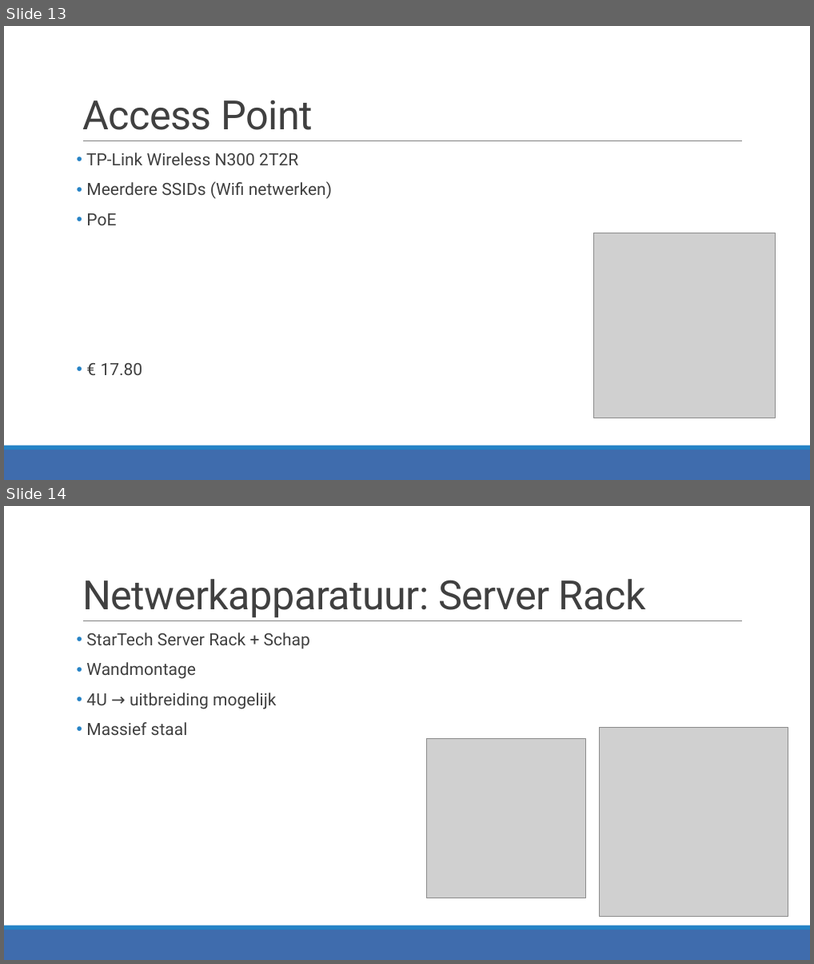
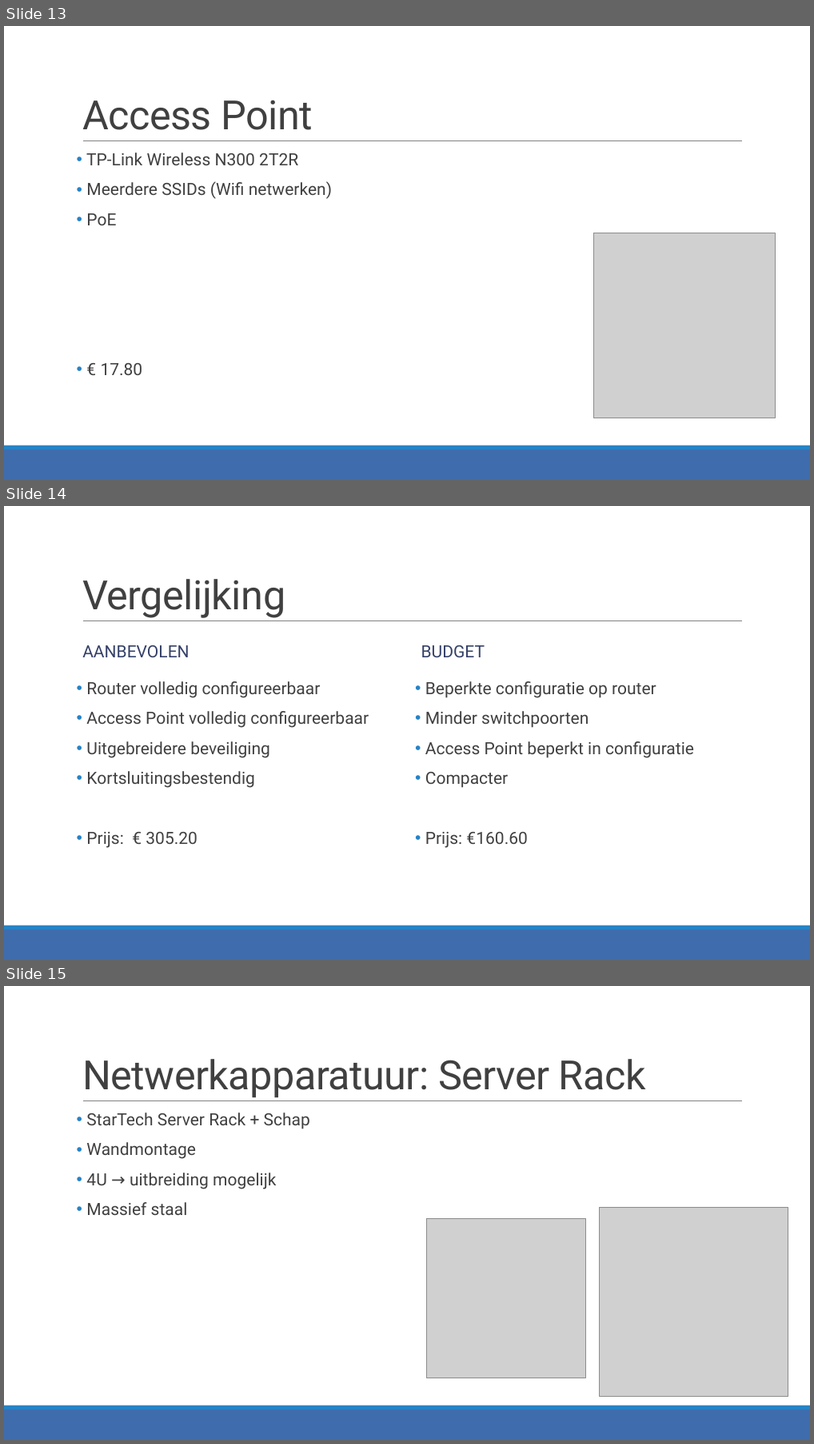
Before and after one commit to JensVL/projecten2, a slide deck: opdracht03/G24/Voorstelling G24.pptx. Shown one above the other, each under a label of ours: slides 13 and 14 before the commit, slides 13, 14 and 15 after it. The pictures are 814x964 and 814x1444 pixels, drawn with LibreOffice and Linux fonts; fonts in the diff are those of the drawing; grey boxes stand for pictures. Boxes give left, top, right and bottom in pixels: in the first picture for what was removed or moved away, otherwise in the second. Text is boxed around its words. In the diff, an @@ line names an element or a change of style, - is before the commit and + after.

```diff
--- a/opdracht03/G24/Voorstelling G24.pptx
+++ b/opdracht03/G24/Voorstelling G24.pptx
@@ slide 14 added at bbox=[4, 506, 810, 960], background #FFFFFF; not listed: 3 template elements that a slide beside it also shows @@
@@ title added at bbox=[82, 579, 286, 618], 48 pt, text #404040 @@
+Vergelijking
@@ text added at bbox=[82, 645, 189, 657], 20 pt, text #344068 @@
+AANBEVOLEN
@@ text added at bbox=[422, 645, 486, 657], 20 pt, text #344068 @@
+BUDGET
@@ text added at bbox=[86, 681, 369, 848], 20 pt, text #404040 @@
+• Router volledig configureerbaar
+• Access Point volledig configureerbaar
+• Uitgebreidere beveiliging
+• Kortsluitingsbestendig
+• Prijs: € 305.20
@@ text added at bbox=[426, 681, 694, 848], 20 pt, text #404040 @@
+• Beperkte configuratie op router
+• Minder switchpoorten
+• Access Point beperkt in configuratie
+• Compacter
+• Prijs: €160.60
@@ what was slide 14 is now slide 15 @@
```
Also in this commit, not shown: 1 slide changed, 2 other files.
